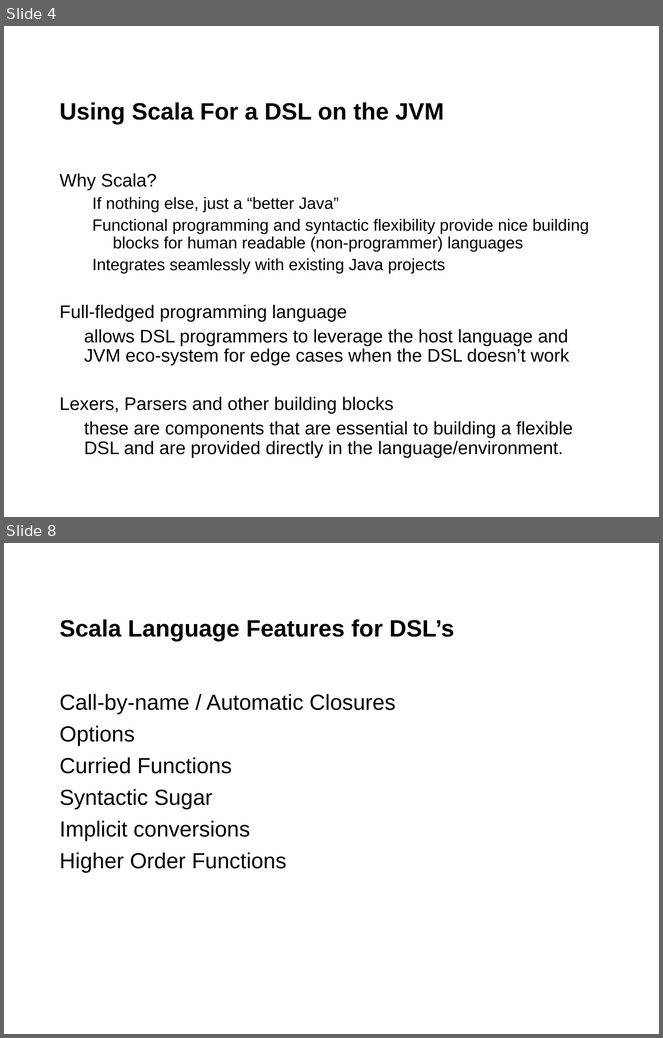
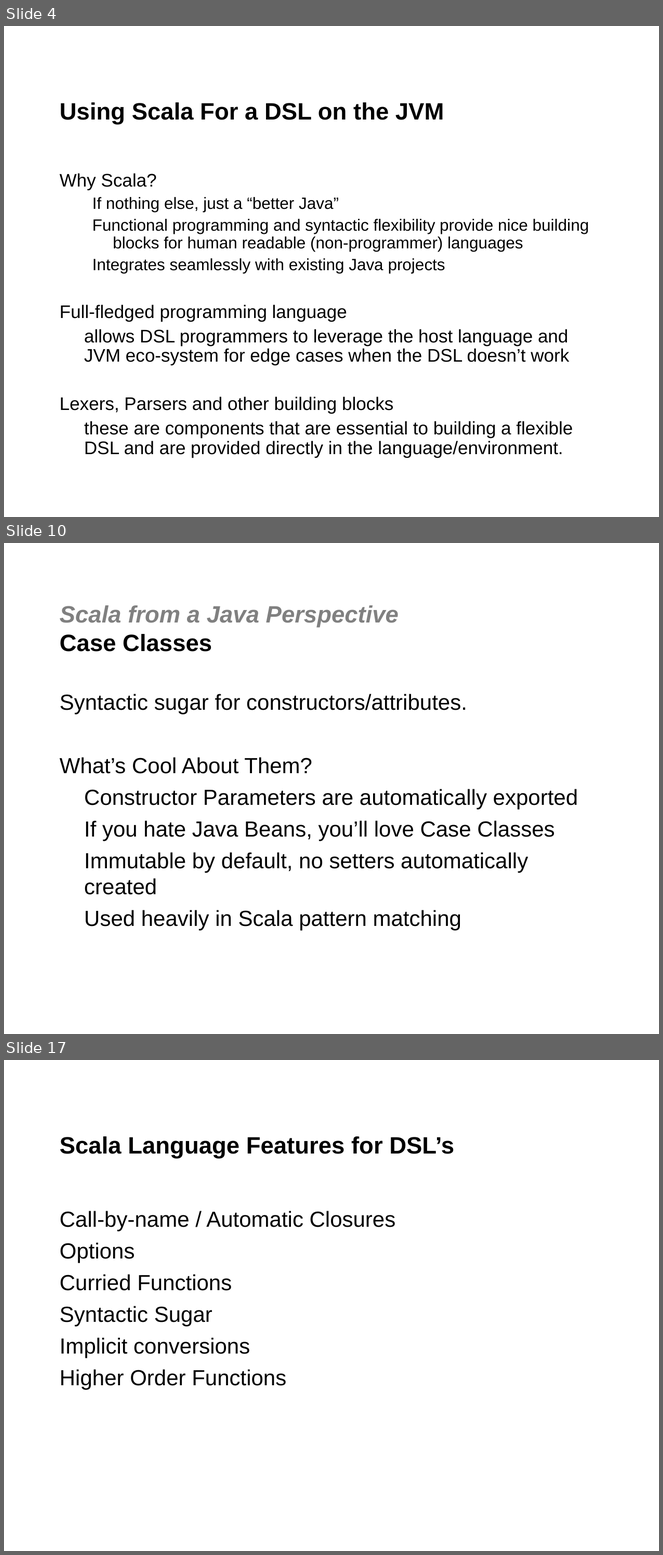
Before and after one commit to jgoodsen/agile2010, a slide deck: 03-scala.ppt. Shown one above the other, each under a label of ours: slides 4 and 8 before the commit, slides 4, 10 and 17 after it; the slides between them are not shown. The pictures are 663x1038 and 663x1555 pixels, drawn with LibreOffice and Linux fonts; fonts in the diff are those of the drawing; background and template pictures are left out. Boxes give left, top, right and bottom in pixels: in the first picture for what was removed or moved away, otherwise in the second. Text is boxed around its words. In the diff, an @@ line names an element or a change of style, - is before the commit and + after.

```diff
--- a/03-scala.ppt
+++ b/03-scala.ppt
@@ slide 10 added at box(4, 543, 659, 1034), background #FFFFFF @@
@@ title added at box(60, 605, 399, 652), 26 pt, text #808080, bold, italic @@
+Scala from a Java Perspective
+Case Classes
@@ text added at box(60, 694, 578, 930), 24 pt, text #000000 @@
+Syntactic sugar for constructors/attributes.
+What’s Cool About Them?
+Constructor Parameters are automatically exported
+If you hate Java Beans, you’ll love Case Classes
+Immutable by default, no setters automatically created
+Used heavily in Scala pattern matching
@@ what was slide 8 is now slide 17 @@
```
Also in this commit, not shown: 3 slides changed, 8 other slides added, 5 other files.
